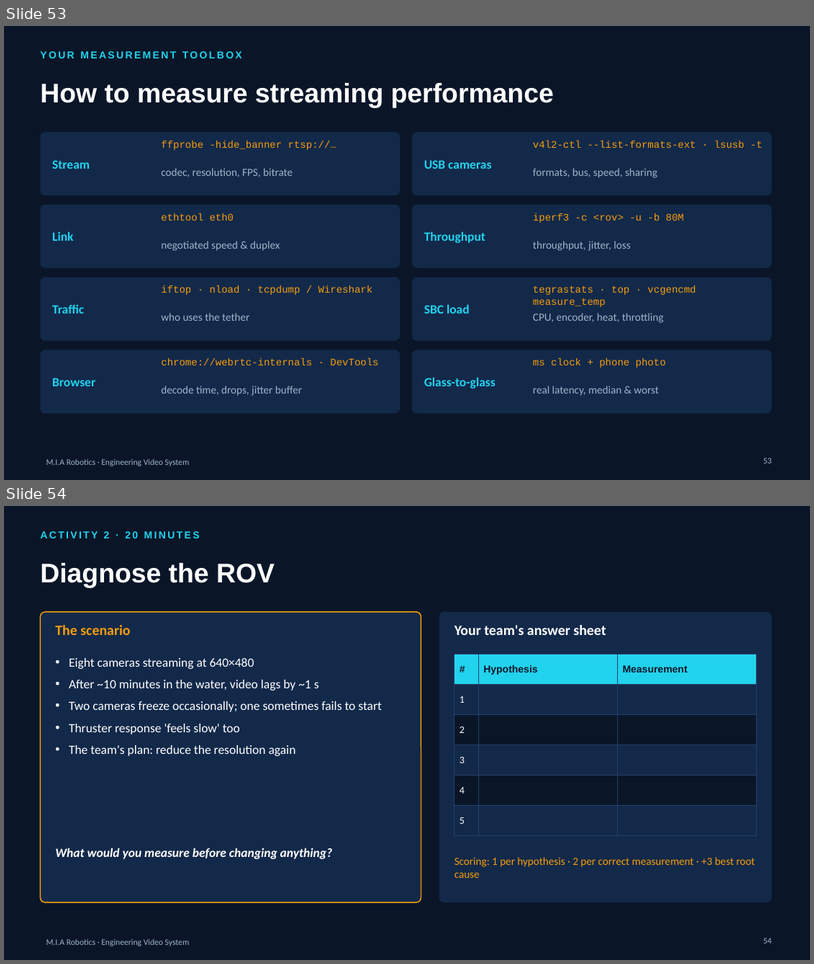
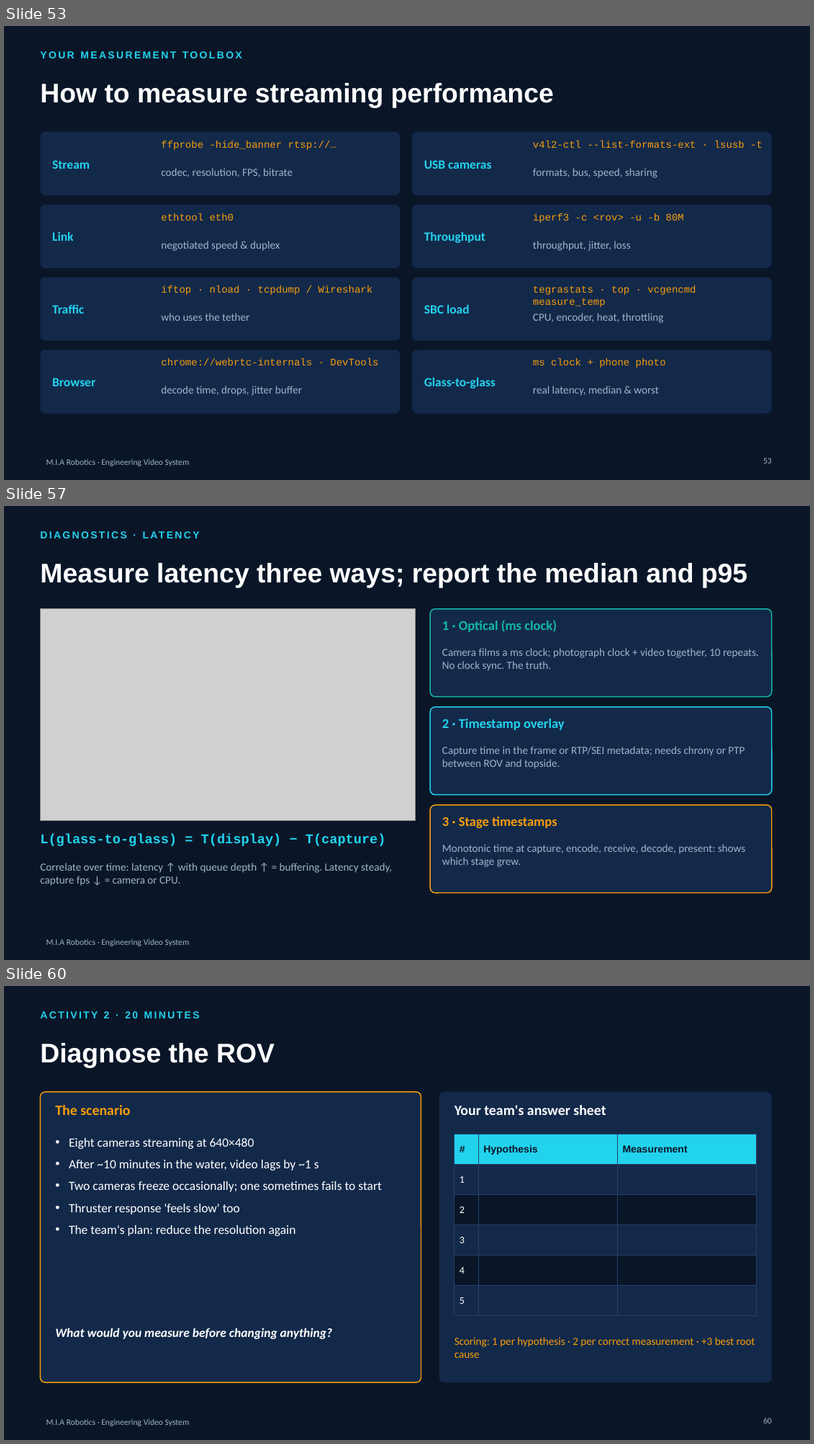
Before and after one commit to YoussefAbbas2001/video-streaming, a slide deck: presentation/MIA_Video_Streaming.pptx. Shown one above the other, each under a label of ours: slides 53 and 54 before the commit, slides 53, 57 and 60 after it; the slides between them are not shown. The pictures are 814x964 and 814x1444 pixels, drawn with LibreOffice and Linux fonts; fonts in the diff are those of the drawing; grey boxes stand for pictures; background and template pictures are left out. Boxes give left, top, right and bottom in pixels: in the first picture for what was removed or moved away, otherwise in the second. Text is boxed around its words. In the diff, an @@ line names an element or a change of style, - is before the commit and + after.

```diff
--- a/presentation/MIA_Video_Streaming.pptx
+++ b/presentation/MIA_Video_Streaming.pptx
@@ slide 57 added at (x1=4, y1=506, x2=810, y2=960), background #0A1628; not listed: 1 template element that a slide beside it also shows @@
@@ text added at (x1=40, y1=525, x2=646, y2=543), 12 pt, text #22D3EE, bold @@
+DIAGNOSTICS · LATENCY
@@ title added at (x1=40, y1=563, x2=748, y2=587), 32 pt, text #FFFFFF, bold @@
+Measure latency three ways; report the median and p95
@@ picture added at (x1=40, y1=609, x2=415, y2=820) @@
@@ rounded rectangle added at (x1=430, y1=609, x2=772, y2=697), fill #13294A, outline #14B8A6 1.25 pt @@
@@ text added at (x1=442, y1=620, x2=557, y2=632), 16 pt, text #14B8A6, bold @@
+1 · Optical (ms clock)
@@ text added at (x1=442, y1=648, x2=759, y2=671), 13 pt, text #9FB3C8 @@
+Camera films a ms clock; photograph clock + video together, 10 repeats. No clock sync. The truth.
@@ rounded rectangle added at (x1=430, y1=707, x2=772, y2=795), fill #13294A, outline #22D3EE 1.25 pt @@
@@ text added at (x1=442, y1=718, x2=565, y2=730), 16 pt, text #22D3EE, bold @@
+2 · Timestamp overlay
@@ text added at (x1=442, y1=746, x2=745, y2=769), 13 pt, text #9FB3C8 @@
+Capture time in the frame or RTP/SEI metadata; needs chrony or PTP between ROV and topside.
@@ rounded rectangle added at (x1=430, y1=805, x2=772, y2=893), fill #13294A, outline #F59E0B 1.25 pt @@
@@ text added at (x1=442, y1=816, x2=558, y2=828), 16 pt, text #F59E0B, bold @@
+3 · Stage timestamps
@@ text added at (x1=40, y1=834, x2=386, y2=846), 16 pt, text #22D3EE, bold @@
+L(glass-to-glass) = T(display) − T(capture)
@@ text added at (x1=442, y1=844, x2=746, y2=867), 13 pt, text #9FB3C8 @@
+Monotonic time at capture, encode, receive, decode, present: shows which stage grew.
@@ text added at (x1=40, y1=862, x2=392, y2=885), 13 pt, text #9FB3C8 @@
+Correlate over time: latency ↑ with queue depth ↑ = buffering. Latency steady, capture fps ↓ = camera or CPU.
@@ what was slide 54 is now slide 60 @@
@@ page number at (x1=764, y1=1417, x2=772, y2=1423): text changed @@
-54
+60
```
Also in this commit, not shown: 22 other slides added, 51 other files.
